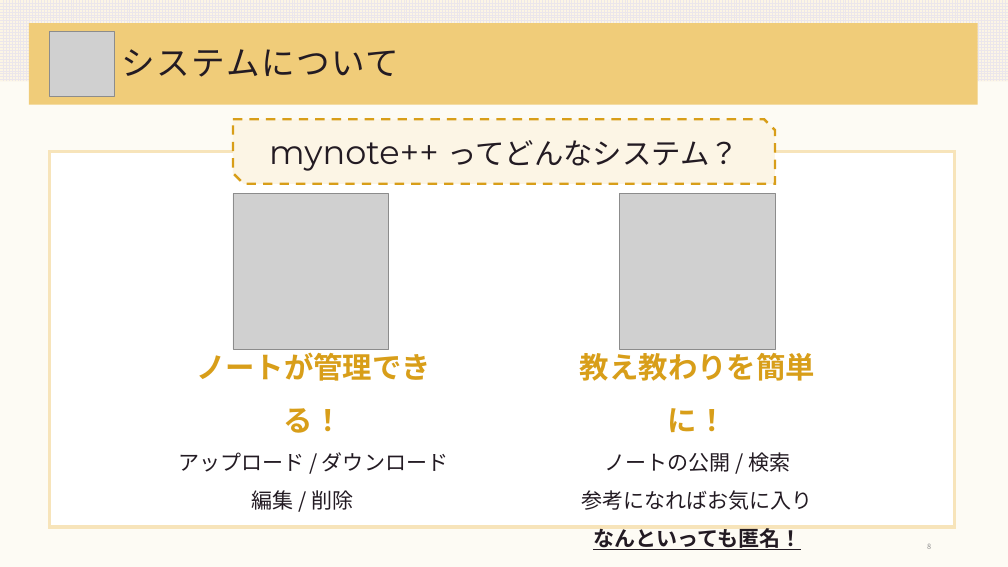
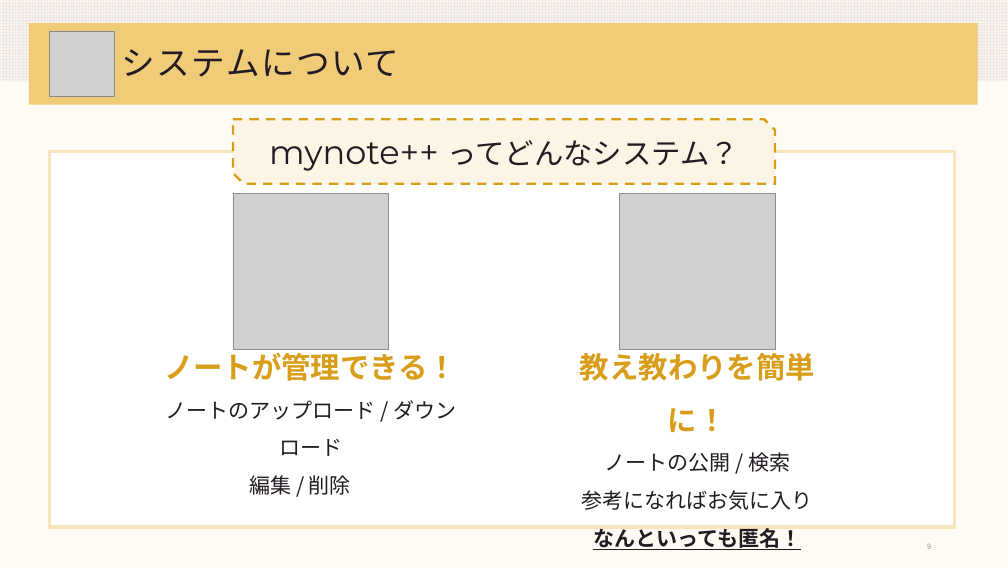
Before and after one commit to DOJO-2021/A-4, a slide deck: slide 9 of documents/A4_worldMap_発表会資料_0630.pptx (slide 8 before the commit). Drawn at 1008x567 pixels with LibreOffice and Linux fonts; fonts in the diff are those of the drawing; grey boxes stand for pictures. Boxes give left, top, right and bottom in pixels: in the first picture for what was removed or moved away, otherwise in the second. Text is boxed around its words. In the diff, an @@ line names an element or a change of style, - is before the commit and + after.

```diff
--- a/documents/A4_worldMap_発表会資料_0630.pptx
+++ b/documents/A4_worldMap_発表会資料_0630.pptx
@@ text "ノートが管理できる！": place and size @@
-text "ノートが管理できる！" at (178, 348, 448, 510)
+text "ノートが管理できる！" at (164, 348, 457, 495)
@@ text at (165, 400, 456, 456): text changed @@
-アップロード / ダウンロード
+ノートのアップロード / ダウンロード
```
Also in this commit, not shown: 7 other slides changed, 12 slides added, 2 other files.
